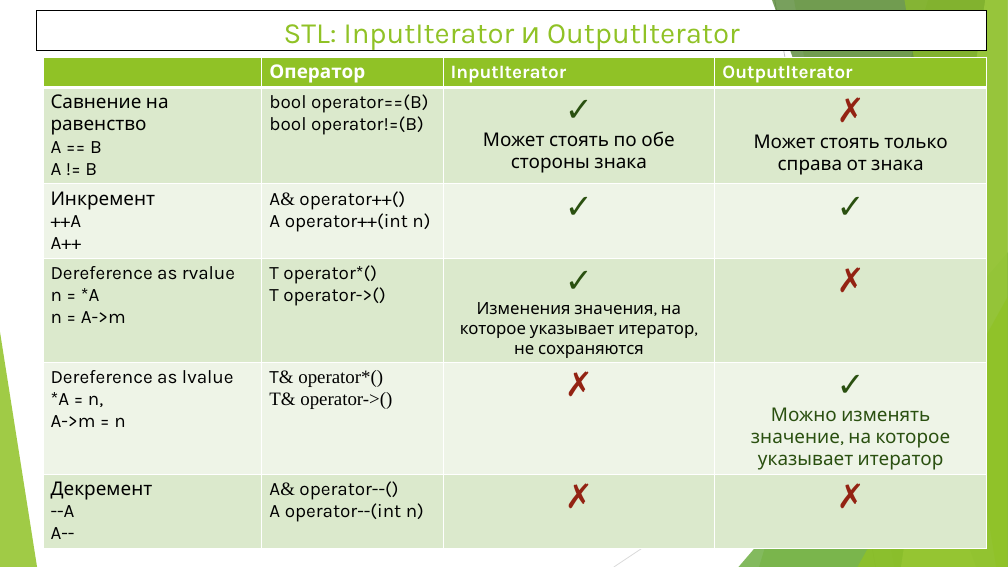
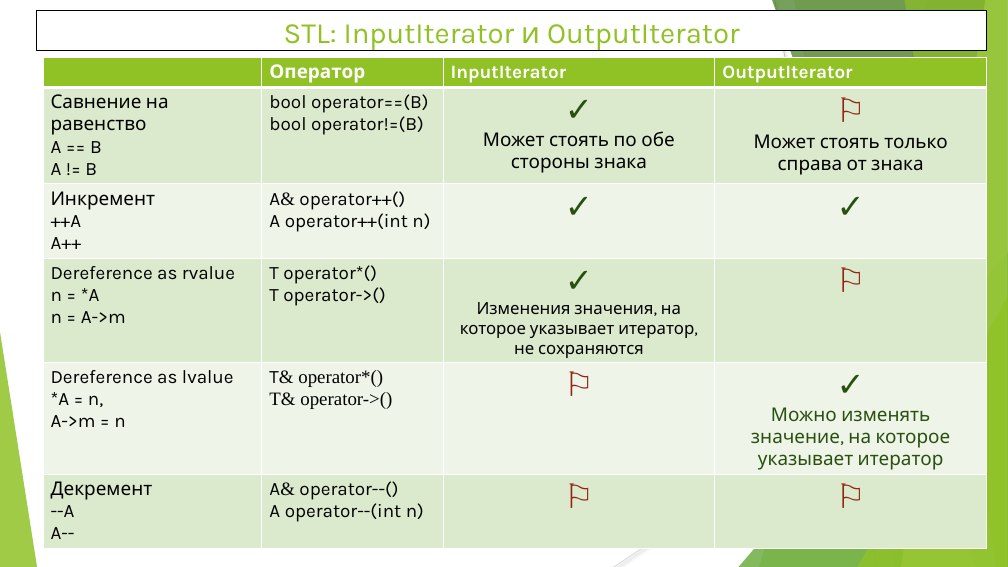
Before and after one commit to WhiteCatStudies/lectures, a slide deck: slide 27 of pt2/lectures/lecture1/lecture1.pptx. Drawn at 1008x567 pixels with LibreOffice and Linux fonts; fonts in the diff are those of the drawing. Boxes give left, top, right and bottom in pixels: in the first picture for what was removed or moved away, otherwise in the second. Text is boxed around its words. In the diff, an @@ line names an element or a change of style, - is before the commit and + after.

```diff
--- a/pt2/lectures/lecture1/lecture1.pptx
+++ b/pt2/lectures/lecture1/lecture1.pptx
@@ table at box(43, 57, 988, 557) @@
-row 2, column 4: ✗ / Может стоять только справа от знака
+row 2, column 4: ⚐ / Может стоять только справа от знака
-row 4, column 4: ✗
+row 4, column 4: ⚐
-row 5, column 3: ✗
+row 5, column 3: ⚐
-row 6, column 3: ✗
+row 6, column 3: ⚐
-row 6, column 4: ✗
+row 6, column 4: ⚐
```
Also in this commit, not shown: 6 other slides changed, 31 other files.
